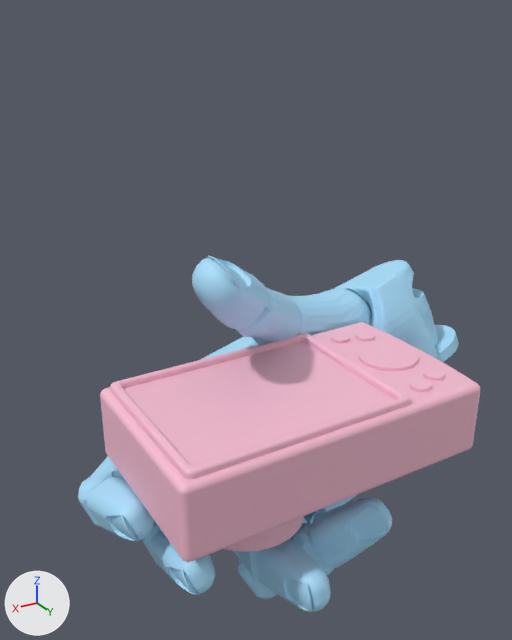
What one commit did to the glTF model static/data/3dmodel/ShadowHand/contactdb+camera/1.glb.
Before and after are seen from a 50 mm lens placed at (0.117, 0.175, 0.13), pointed at (-0.007, -0.032, 0.027). The axes (+X, +Y, +Z) are drawn at lower left. The lights are the same throughout. Where no turn or scale is listed for an object, it has been applied to the vertices.

Script lines for the objects in view, before the commit:
```python
me_geometry_0 = bpy.data.meshes.new('geometry_0')
me_geometry_0.from_pydata(...)  # 27272 vertices, 54210 faces; spans x -0.118..0.067, y -0.077..0.042, z -0.079..0.062
me_geometry_0.materials.append(mat_defaultmaterial)
ob_geometry_0 = bpy.data.objects.new('geometry_0', me_geometry_0)
ob_geometry_0.location = (0.0, 0.0, 0.0)
```
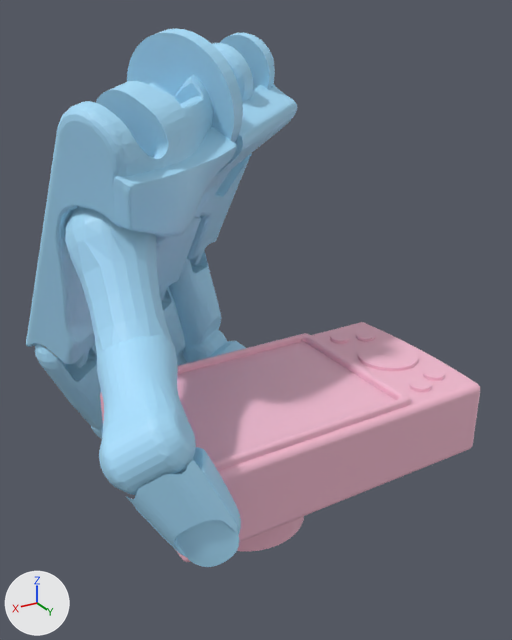
The change, as a diff of the scene's bpy script:
```diff
--- a/static/data/3dmodel/ShadowHand/contactdb+camera/1.glb.py
+++ b/static/data/3dmodel/ShadowHand/contactdb+camera/1.glb.py
@@ me_geometry_0 @@
 # used by ob_geometry_0; location = (0.0, 0.0, 0.0)
-me_geometry_0.from_pydata(...)  # 27272 vertices, 54210 faces; spans x -0.118..0.067, y -0.077..0.042, z -0.079..0.062
+me_geometry_0.from_pydata(...)  # 27272 vertices, 54210 faces; spans x -0.06..0.076, y -0.096..0.05, z -0.044..0.127
+# me_geometry_0 part 1: the loose piece of 3477 vertices spanning x -0.118..0.005, y -0.077..-0.02, z -0.065..0.031 is copied, and the copy is multiplied about its middle by the matrix ((0.202, -0.701, 0.684), (-0.185, 0.658, 0.73), (-0.962, -0.274, 0.004)), then moved by (0.09, 0.008, 0.088); it spans x -0.014..0.07, y -0.091..0.005, z 0.014..0.125
+# me_geometry_0 part 2: the loose piece of 90 vertices spanning x -0.116..-0.079, y -0.059..-0.021, z -0.021..-0.001 is multiplied about its middle by the matrix ((0.202, -0.701, 0.684), (-0.185, 0.658, 0.73), (-0.962, -0.274, 0.004)), then moved by (0.121, 0.017, 0.119)
+# me_geometry_0 part 3: the loose piece of 2386 vertices spanning x -0.106..-0.045, y -0.042..-0.01, z -0.048..0.03 is multiplied about its middle by the matrix ((0.202, -0.701, 0.684), (-0.185, 0.658, 0.73), (-0.962, -0.274, 0.004)), then moved by (0.095, 0.009, 0.092)
+# me_geometry_0 part 4: the loose piece of 549 vertices spanning x -0.021..0.017, y -0.061..-0.006, z -0.065..-0.039 is multiplied about its middle by the matrix ((0.08, -0.697, 0.713), (-0.894, 0.266, 0.36), (-0.441, -0.666, -0.602)), then moved by (0.05, -0.03, 0.054)
+# me_geometry_0 part 5: the loose piece of 549 vertices spanning x -0.034..0.016, y -0.041..0.007, z -0.076..-0.052 is multiplied about its middle by the matrix ((0.238, -0.885, 0.4), (-0.464, 0.258, 0.848), (-0.853, -0.387, -0.349)), then moved by (0.039, -0.056, 0.066)
+# me_geometry_0 part 6: the loose piece of 224 vertices spanning x 0.029..0.067, y -0.049..-0.018, z -0.034..-0.012 is multiplied about its middle by the matrix ((-0.154, -0.378, 0.913), (0.519, 0.755, 0.4), (-0.841, 0.536, 0.08)), then moved by (-0.031, -0.03, -0.002)
+# me_geometry_0 part 7: the loose piece of 746 vertices spanning x -0.086..-0.019, y -0.054..-0.019, z -0.079..-0.03 is multiplied about its middle by the matrix ((0.212, -0.882, 0.42), (-0.321, 0.344, 0.883), (-0.923, -0.322, -0.21)), then moved by (0.055, -0.029, 0.121)
+# me_geometry_0 part 8: the loose piece of 207 vertices spanning x -0.07..-0.01, y -0.059..-0.029, z -0.001..0.031 is multiplied about its middle by the matrix ((-0.044, -0.426, 0.904), (0.422, 0.812, 0.404), (-0.905, 0.4, 0.144)), then moved by (0.092, 0.037, 0.042)
+# me_geometry_0 part 9: the loose piece of 633 vertices spanning x -0.032..0.011, y -0.051..-0.013, z 0.009..0.048 is multiplied about its middle by the matrix ((0.01, -0.405, 0.914), (0.485, 0.802, 0.349), (-0.875, 0.44, 0.204)), then moved by (0.069, 0.052, 0.009)
+# me_geometry_0 part 10: 8 loose pieces with 13044 vertices, spanning x -0.024..0.066, y -0.03..0.042, z -0.07..0.062, are deleted
+# me_geometry_0 part 11: 27 vertices moved within x -0.031..0.032, y -0.077..-0.032, z -0.038..-0.005; 4959 vertices removed from x -0.118..0.051, y -0.077..0.018, z -0.065..0.031; 12146 vertices added at x -0.04..0.048, y -0.094..-0.02, z -0.044..0.049
+# me_geometry_0 part 12: 4 vertices moved within x 0.054, y 0.03..0.031, z 0.015..0.016; 2380 vertices added at x 0.044..0.072, y 0.027..0.05, z 0.001..0.033
 me_geometry_0.materials.append(mat_defaultmaterial)
```

Where the change shows, as pixel boxes (x1, y1, x2, y2) in the pictures (512 x 640 px; the box of a moved part takes in the faces that stretch with it):
'geometry_0', reshaped (13% wider, 51% taller)
    before: (78, 256, 480, 612)
    after: (26, 28, 480, 567)
part 1 of me_geometry_0, added (blue)
    after: (26, 33, 275, 367)
part 2 of me_geometry_0, moved or reshaped
    before: (435, 325, 459, 362)
    after: (127, 28, 243, 143)
part 3 of me_geometry_0, moved or reshaped
    before: (370, 273, 438, 358)
    after: (113, 84, 297, 250)
part 4 of me_geometry_0, moved or reshaped (not visible before)
    after: (35, 343, 103, 430)
part 5 of me_geometry_0, moved or reshaped (not visible afterwards)
    before: (303, 512, 314, 523)
part 6 of me_geometry_0, moved or reshaped (not visible afterwards)
    before: (78, 456, 126, 526)
part 7 of me_geometry_0, moved or reshaped
    before: (314, 494, 358, 519)
    after: (187, 153, 252, 266)
part 8 of me_geometry_0, moved or reshaped
    before: (252, 289, 371, 345)
    after: (65, 207, 172, 359)
part 9 of me_geometry_0, moved or reshaped
    before: (236, 274, 303, 344)
    after: (97, 335, 196, 495)
part 10 of me_geometry_0, deleted (blue)
    before: (87, 256, 392, 612)
part 11 of me_geometry_0, built on
    before: (142, 260, 438, 583)
    after: (91, 250, 246, 439)
part 12 of me_geometry_0, built on
    before: (103, 391, 184, 489)
    after: (125, 447, 241, 567)
